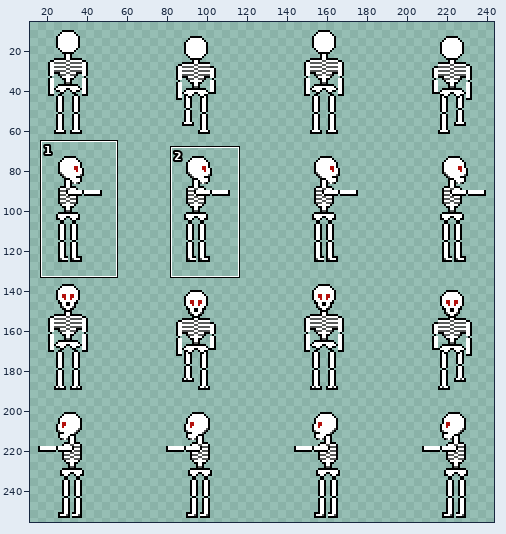
Pixel-art file, stored at assets/aseprite/skeleton2.aseprite. The picture above shows the old version from afar; the outline marks the close-up.
Close-up. Before:
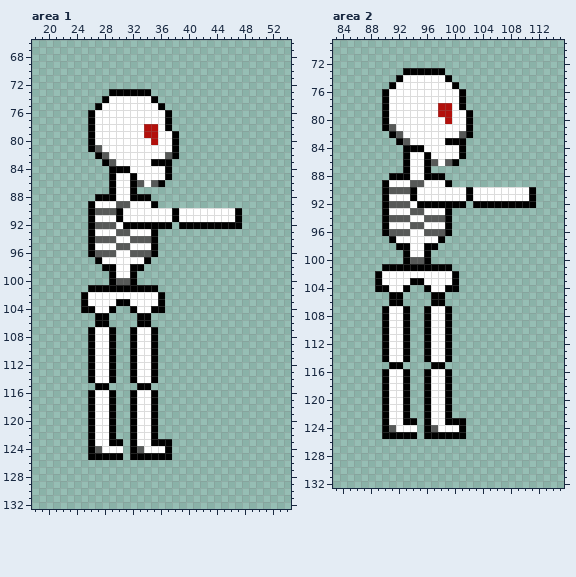
256x256 pixels, 1 frame. Pixels under 10% opacity are left out. Colours within 5 levels of each other are drawn and written as one. Shown: area 1: x 18..54, y 66..132; area 2: x 83..115, y 69..132. The wide view leaves out empty margins. The commit also changed other parts of the picture, which this record leaves out.
After the commit:
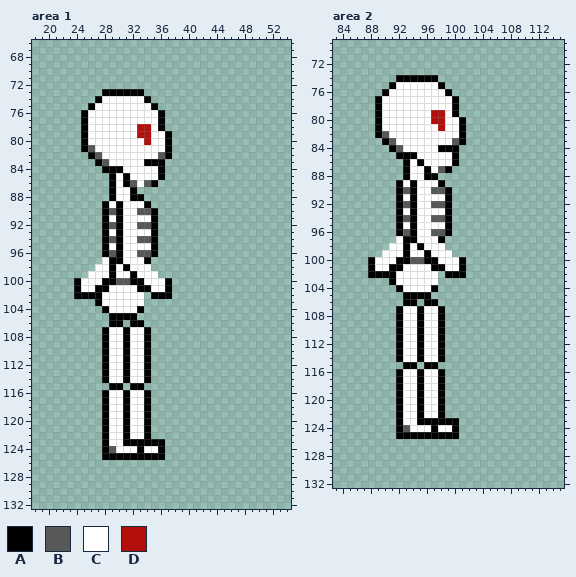
Palette (. is transparent): A #000000  B #575958  C #ffffff  D #b3100c
Changes in this commit:
layer "Side_RIght" added
layer "Side_Head_Right" added
layer "Side_Legs_Right" added
layer "Side_Legs2_Right" added
layer "Side_Arms_Right" added
layer "Side_Arms2_Right" added
layer "Side" removed
Area 1:
y 73: x 28 . -> A; x 34 A -> .
y 74: x 27..28 .A -> AC; x 34..35 CA -> A.
y 75: x 26..27 .A -> AC; x 35..36 CA -> A.
y 76..77: x 25..26 .A -> AC; x 36..37 CA -> A.
y 78: x 25..26 .A -> AC; x 33 C -> D; x 35..37 DCA -> CA.
y 79: x 25..26 .A -> AC; x 33 C -> D; x 35 D -> C; x 37..38 CA -> A.
y 80: x 25..26 .A -> AC; x 34..35 CD -> DC; x 37..38 CA -> A.
y 81: x 25..27 .AB -> ABC; x 37..38 CA -> A.
y 82: x 26..28 .AB -> ABC; x 36..38 CBA -> BA.
y 83: x 27..29 .AB -> ABC; x 34 C -> A; x 37 A -> .
y 84: x 28 . -> A; x 31 A -> C; x 36..37 CA -> A.
y 85: x 31..32 CA -> AC; x 36..37 CA -> A.
y 86: x 31..36 CABCBA -> ABCBA.
y 88: x 27..28 AA -> ..; x 34 A -> .
y 89: x 26..28 ACC -> ..A; x 30..31 BB -> AC; x 34..35 CA -> A.
y 90: x 26..28 ABB -> ..A; x 33..47 CCCCCACCCCCCCCA -> BBA............
y 91: x 26..28 ACC -> ..A; x 35..47 CCCACCCCCCCCA -> A............
y 92: x 26..28 ABB -> ..A; x 30..34 CAAAA -> ACCBB; x 36..37 AA -> ..; x 39..47 AAAAAAAAA -> .........
y 93: x 26..28 ACC -> ..A; x 30..31 BB -> AC
y 94: x 26..28 ABB -> ..A; x 30 C -> A; x 32 B -> C
y 95: x 26..28 ACC -> ..A; x 30..31 BB -> AC
y 96: x 26..28 ABB -> ..A; x 30 C -> A; x 32 B -> C
y 97: x 27 A -> .; x 29..30 CC -> AA
y 98: x 27..28 .A -> CC; x 31..34 CAA. -> ACCC
y 99: x 26..28 ... -> CCC; x 33..35 ... -> CCC
y 100: x 24..28 ..... -> ACCCA; x 33..37 ..... -> ACCCA
y 101: x 24..26 ..A -> ACC; x 29..32 AAAA -> CCCC; x 35..37 A.. -> CCA
y 102: x 24 . -> A; x 26..27 CC -> AA; x 34..35 CC -> .A; x 37 . -> A
y 103: x 25..27 ACC -> ..A; x 30..31 AA -> CC; x 34..36 CCA -> ...
y 104: x 25..36 AACCA..ACCAA -> ...ACCCCA...
y 105: x 27..34 AA....AA -> ..AAAA..
y 106: x 27..30 AA.. -> ..AA; x 32 . -> A; x 34 A -> .
y 107..114: x 26..32 ACCA..A -> ..ACCAC; x 34..35 CA -> A.
y 115: x 27..30 AA.. -> ..AA; x 32 . -> A; x 34 A -> .
y 116..122: x 26..32 ACCA..A -> ..ACCAC; x 34..35 CA -> A.
y 123: x 26..31 ACCAA. -> ..ACCA; x 33..34 CC -> AA; x 37 A -> .
y 124: x 26..29 ABCC -> ..AB; x 31..33 .AB -> CCA; x 36..37 CA -> A.
y 125: x 26..27 AA -> ..; x 31 . -> A; x 37 A -> .
Area 2:
y 73: x 93..98 AAAAAA -> ......
y 74: x 93..99 CCCCCCA -> AAAAA..
y 75: x 98..100 CCA -> A..
y 76: x 99..101 CCA -> A..
y 77: x 89..90 .A -> AC; x 100..101 CA -> A.
y 78: x 89..90 .A -> AC; x 98..101 DDCA -> CCA.
y 79: x 89..90 .A -> AC; x 97 C -> D; x 99..102 DCCA -> CA..
y 80: x 89..90 .A -> AC; x 97..99 CCD -> DDC; x 101..102 CA -> A.
y 81: x 89..91 .AB -> ACC; x 98 C -> D; x 101..102 CA -> A.
y 82: x 89..92 ..AB -> ABCC; x 101..102 BA -> A.
y 83: x 90..93 ..AB -> ABCC; x 99..100 AA -> CB
y 84: x 91..95 ..AAA -> ABCCC; x 98..101 CCCA -> AAA.
y 85: x 92 . -> A; x 94 C -> A; x 96 A -> C; x 100..101 CA -> A.
y 86: x 95..97 CAB -> ACC; x 99 B -> C
y 87: x 97..99 ... -> CBA
y 88: x 91..92 AA -> ..; x 98 A -> .
y 89: x 90..92 ACC -> ..A; x 94..95 BB -> AC; x 98..99 CA -> A.
y 90: x 90..92 ABB -> ..A; x 97..111 CCCCCACCCCCCCCA -> BBA............
y 91: x 90..92 ACC -> ..A; x 99..111 CCCACCCCCCCCA -> A............
y 92: x 90..92 ABB -> ..A; x 94..98 CAAAA -> ACCBB; x 100..101 AA -> ..; x 103..111 AAAAAAAAA -> .........
y 93: x 90..92 ACC -> ..A; x 94..95 BB -> AC
y 94: x 90..92 ABB -> ..A; x 94 C -> A; x 96 B -> C
y 95: x 90..92 ACC -> ..A; x 94..95 BB -> AC
y 96: x 90..92 ABB -> ..A; x 94 C -> A; x 96 B -> C
y 97: x 91 A -> .; x 93..94 CC -> AA
y 98: x 91..92 .A -> CC; x 95..98 CAA. -> ACCC
y 99: x 90..92 ... -> CCC; x 97..99 ... -> CCC
y 100: x 88..92 ..... -> ACCCA; x 97..101 ..... -> ACCCA
y 101: x 88..90 ..A -> ACC; x 93..96 AAAA -> CCCC; x 99..101 A.. -> CCA
y 102: x 88 . -> A; x 90..91 CC -> AA; x 98..99 CC -> .A; x 101 . -> A
y 103: x 89..91 ACC -> ..A; x 94..95 AA -> CC; x 98..100 CCA -> ...
y 104: x 89..100 AACCA..ACCAA -> ...ACCCCA...
y 105: x 91..98 AA....AA -> ..AAAA..
y 106: x 91..94 AA.. -> ..AA; x 96 . -> A; x 98 A -> .
y 107..114: x 90..96 ACCA..A -> ..ACCAC; x 98..99 CA -> A.
y 115: x 91..94 AA.. -> ..AA; x 96 . -> A; x 98 A -> .
y 116..122: x 90..96 ACCA..A -> ..ACCAC; x 98..99 CA -> A.
y 123: x 90..95 ACCAA. -> ..ACCA; x 97..98 CC -> AA; x 101 A -> .
y 124: x 90..93 ABCC -> ..AB; x 95..97 .AB -> CCA; x 100..101 CA -> A.
y 125: x 90..91 AA -> ..; x 95 . -> A; x 101 A -> .
